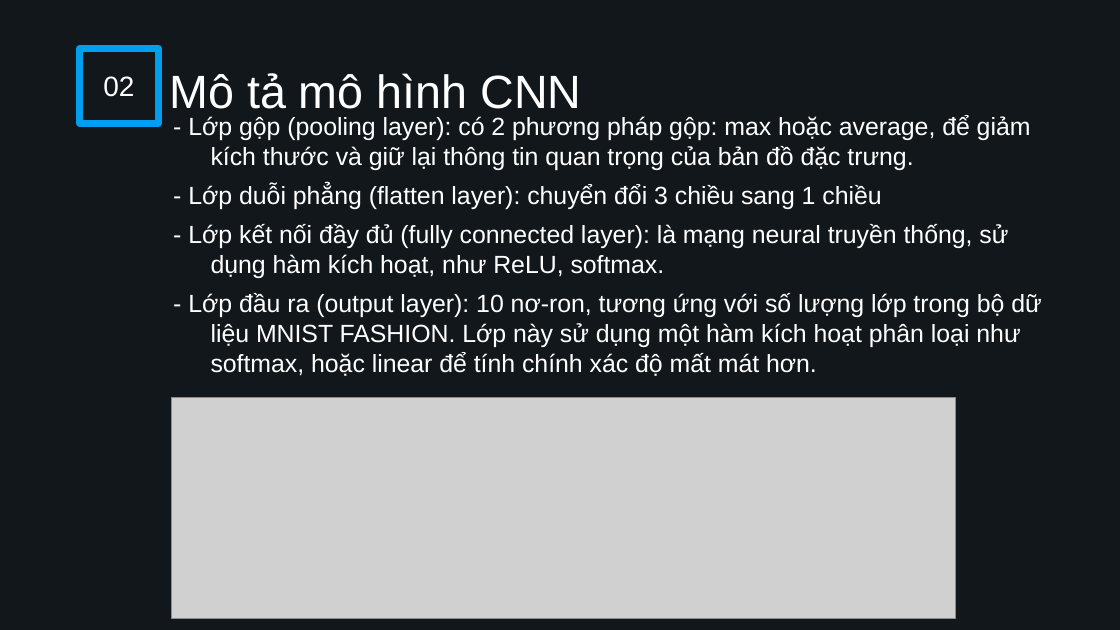
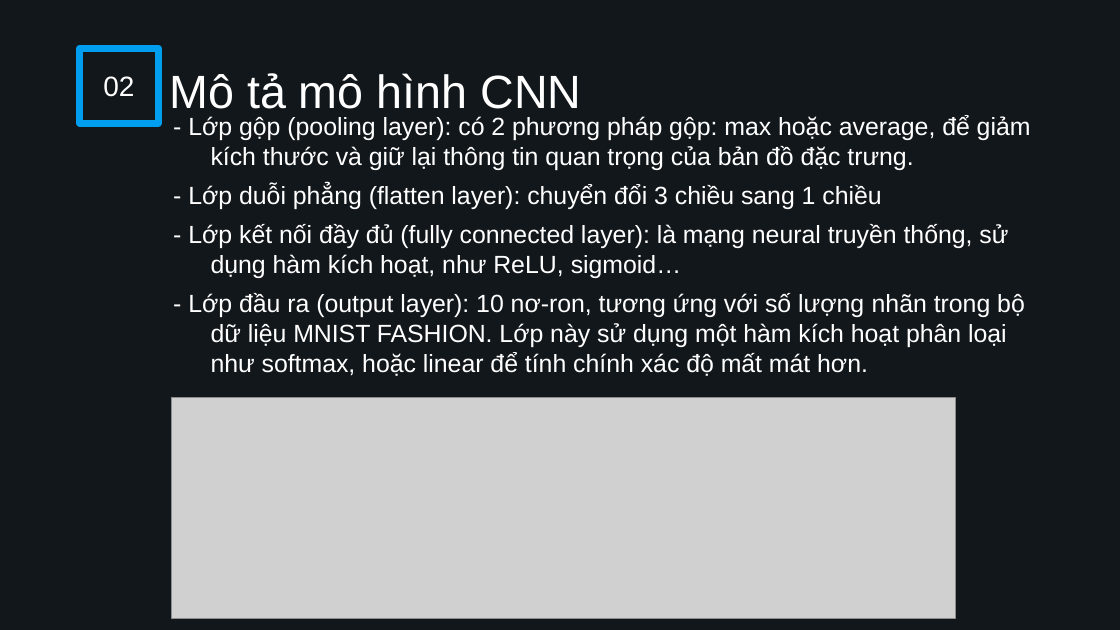
Before and after one commit to Dan3105/FashionMNIST, a slide deck: slide 7 of Slide MNIST FASHION.pptx. Drawn at 1120x630 pixels with LibreOffice and Linux fonts; fonts in the diff are those of the drawing; grey boxes stand for pictures; background and template pictures are left out. Boxes give left, top, right and bottom in pixels: in the first picture for what was removed or moved away, otherwise in the second. Text is boxed around its words. In the diff, an @@ line names an element or a change of style, - is before the commit and + after.

```diff
--- a/Slide MNIST FASHION.pptx
+++ b/Slide MNIST FASHION.pptx
@@ subtitle at <box>188,224,1025,376</box>: text changed @@
-- Lớp kết nối đầy đủ (fully connected layer): là mạng neural truyền thống, sử dụng hàm kích hoạt, như ReLU, softmax.
-- Lớp đầu ra (output layer): 10 nơ-ron, tương ứng với số lượng lớp trong bộ dữ liệu MNIST FASHION. Lớp này sử dụng một hàm kích hoạt phân loại như softmax, hoặc linear để tính chính xác độ mất mát hơn.
+- Lớp kết nối đầy đủ (fully connected layer): là mạng neural truyền thống, sử dụng hàm kích hoạt, như ReLU, sigmoid…
+- Lớp đầu ra (output layer): 10 nơ-ron, tương ứng với số lượng nhãn trong bộ dữ liệu MNIST FASHION. Lớp này sử dụng một hàm kích hoạt phân loại như softmax, hoặc linear để tính chính xác độ mất mát hơn.
```
Also in this commit, not shown: 3 other slides changed, 3 slides added, 43 other files.
